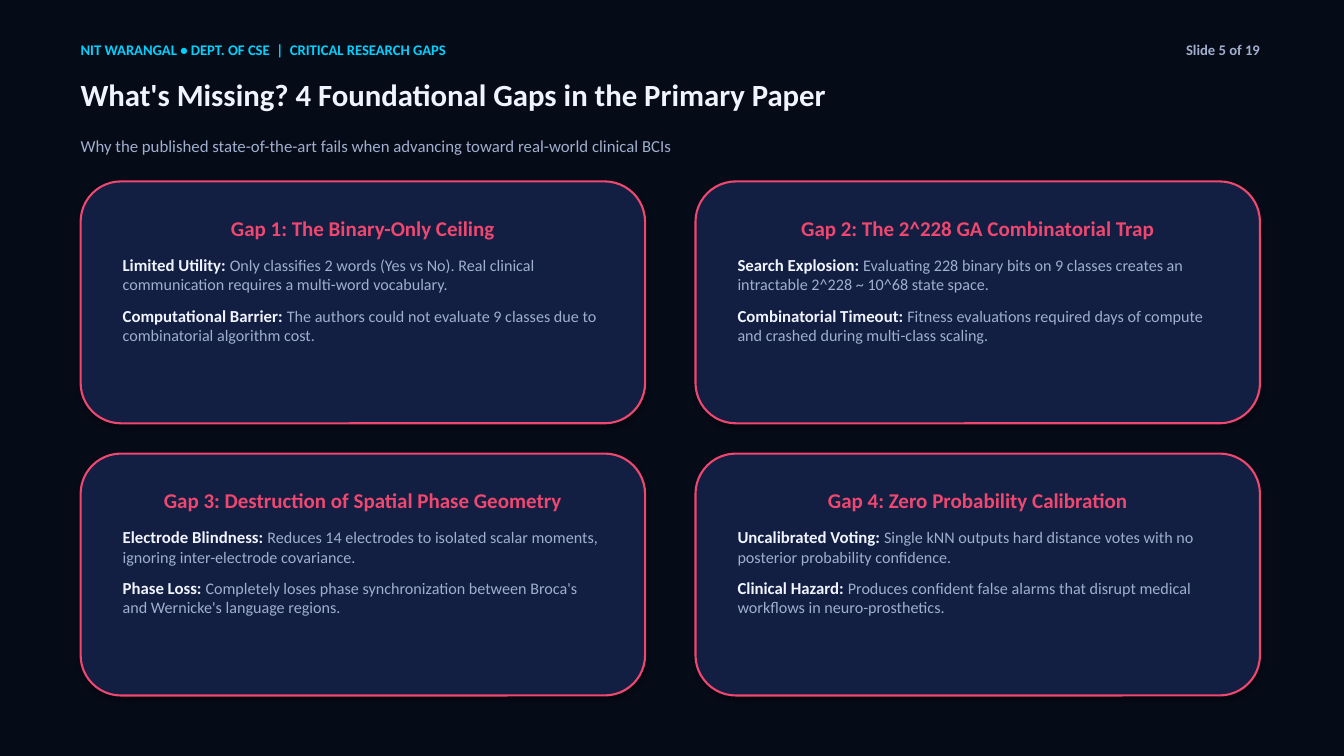
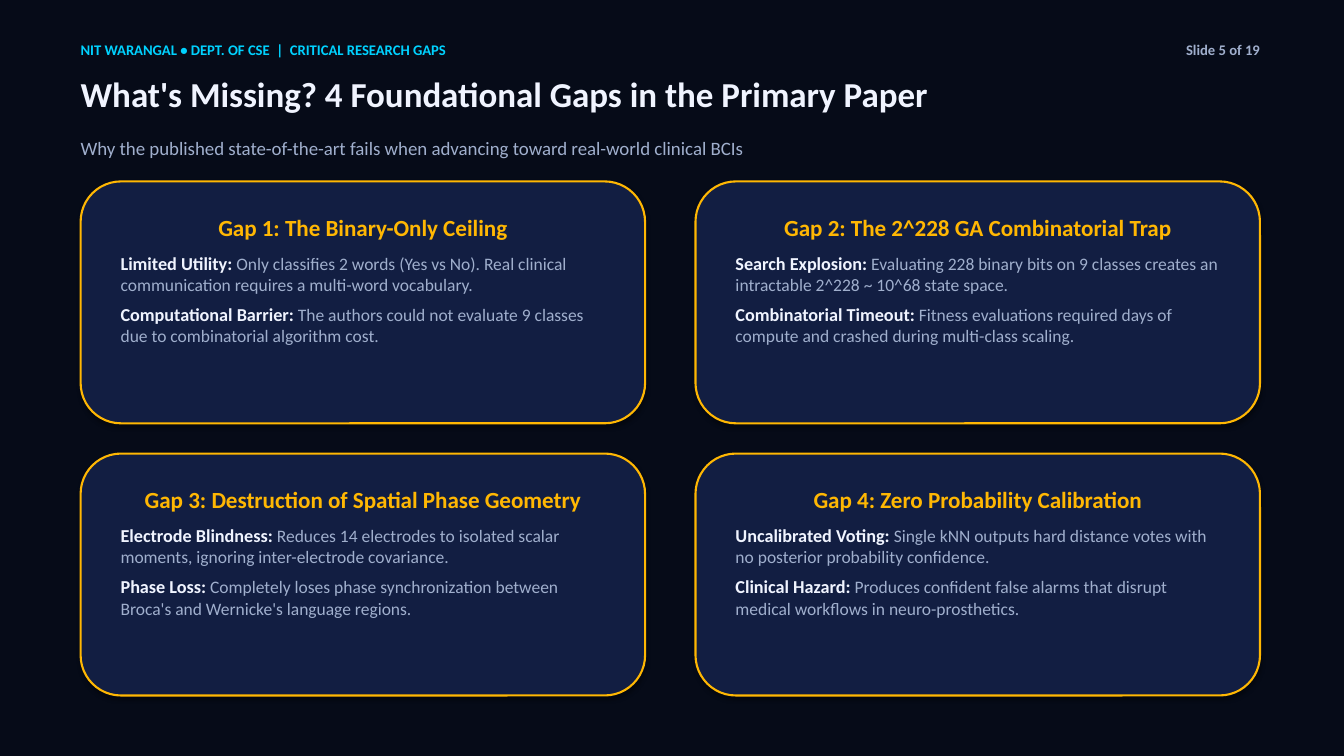
Before and after one commit to bharrdwajsaurabh-git/NITW-Topic6-EEG-Imagined-Words, a slide deck: slide 5 of NITW_Topic6_Presentation.pptx. Drawn at 1344x756 pixels with LibreOffice and Linux fonts; fonts in the diff are those of the drawing. Boxes give left, top, right and bottom in pixels: in the first picture for what was removed or moved away, otherwise in the second. Text is boxed around its words. In the diff, an @@ line names an element or a change of style, - is before the commit and + after.

```diff
--- a/NITW_Topic6_Presentation.pptx
+++ b/NITW_Topic6_Presentation.pptx
@@ text "What's Missing? 4 Foundational Gaps ..." at (81, 82, 928, 113): size 22 to 25 pt @@
@@ text "Why the published state-of-the-art fails ..." at (81, 142, 743, 158): size 12 to 13.5 pt @@
@@ rounded rectangle "Gap 1: The Binary-Only Ceiling" at (81, 181, 645, 423): size 15 to 16.5 pt, text colour #EF476F to #FFB703 in "Gap 1: The Binary-Only Ceiling"; size 12 to 13 pt in "Limited Utility:", "Computational Barrier:"; size 11.5 to 12.5 pt in "Only classifies 2 words (Yes vs No). ...", "The authors could not evaluate 9 classes ..."; less space between paragraphs; outline #EF476F 1.5 pt to #FFB703 1.5 pt @@
@@ rounded rectangle "Gap 2: The 2^228 GA ..." at (696, 181, 1260, 423): size 15 to 16.5 pt, text colour #EF476F to #FFB703 in "Gap 2: The 2^228 GA Combinatorial Trap"; size 12 to 13 pt in "Search Explosion:", "Combinatorial Timeout:"; size 11.5 to 12.5 pt in "Evaluating 228 binary bits on 9 classes ...", "Fitness evaluations required days of compute and ..."; less space between paragraphs; outline #EF476F 1.5 pt to #FFB703 1.5 pt @@
@@ rounded rectangle "Gap 3: Destruction of Spatial ..." at (81, 454, 645, 696): size 15 to 16.5 pt, text colour #EF476F to #FFB703 in "Gap 3: Destruction of Spatial Phase Geometry"; size 12 to 13 pt in "Electrode Blindness:", "Phase Loss:"; size 11.5 to 12.5 pt in "Reduces 14 electrodes to isolated scalar moments, ...", "Completely loses phase synchronization between Broca's and ..."; less space between paragraphs; outline #EF476F 1.5 pt to #FFB703 1.5 pt @@
@@ rounded rectangle "Gap 4: Zero Probability Calibration" at (696, 454, 1260, 696): size 15 to 16.5 pt, text colour #EF476F to #FFB703 in "Gap 4: Zero Probability Calibration"; size 12 to 13 pt in "Uncalibrated Voting:", "Clinical Hazard:"; size 11.5 to 12.5 pt in "Single kNN outputs hard distance votes with ...", "Produces confident false alarms that disrupt medical ..."; less space between paragraphs; outline #EF476F 1.5 pt to #FFB703 1.5 pt @@
```
Also in this commit, not shown: 17 other slides changed, 8 other files.
